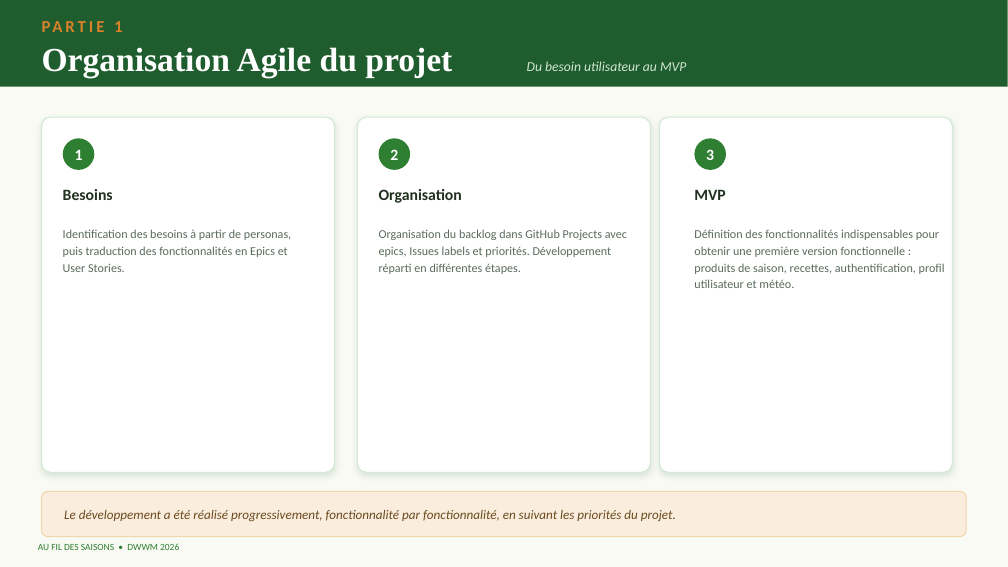
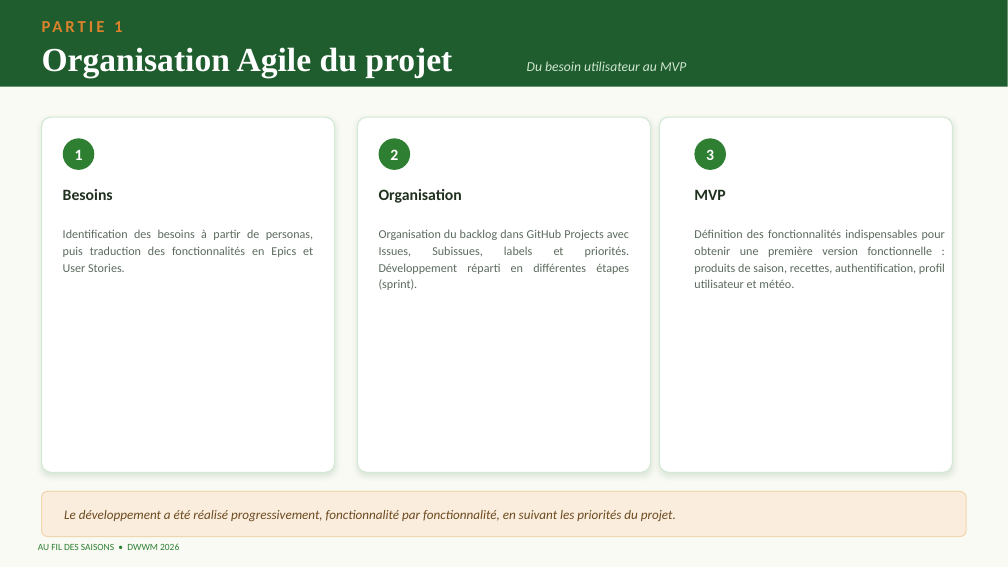
Before and after one commit to Berangere71/Au_fil_des_saisons, a slide deck: slide 6 of Au_fil_des_saisons_soutenance_corrigee.pptx. Drawn at 1008x567 pixels with LibreOffice and Linux fonts; fonts in the diff are those of the drawing. Boxes give left, top, right and bottom in pixels: in the first picture for what was removed or moved away, otherwise in the second. Text is boxed around its words. In the diff, an @@ line names an element or a change of style, - is before the commit and + after.

```diff
--- a/Au_fil_des_saisons_soutenance_corrigee.pptx
+++ b/Au_fil_des_saisons_soutenance_corrigee.pptx
@@ text "Identification des besoins à partir ..." at [63,229,313,272]: alignment left to justified @@
@@ text at [379,229,629,290]: text changed @@
-Organisation du backlog dans GitHub Projects avec epics, Issues labels et priorités. Développement réparti en différentes étapes.
+Organisation du backlog dans GitHub Projects avec Issues, Subissues, labels et priorités. Développement réparti en différentes étapes (sprint).
@@ text "Définition des fonctionnalités indispensables pour ..." at [694,229,945,288]: alignment left to justified @@
```
Also in this commit, not shown: 6 other slides changed, 36 other files.
